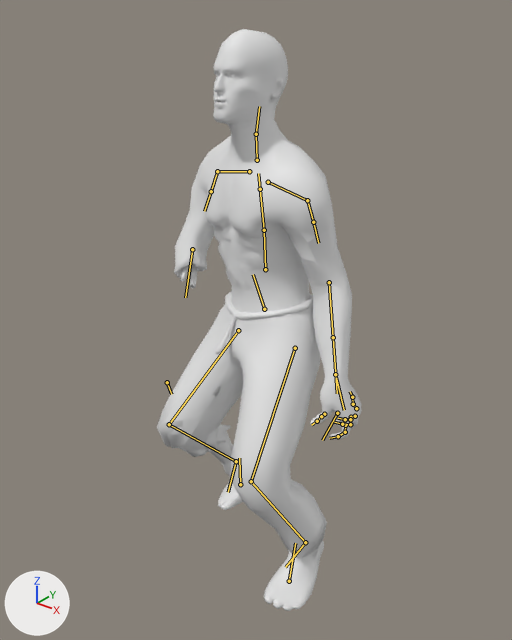
A saved change to the glTF model assets_dev/worlds/mm7/models/mm7_m438.glb.
Camera for both pictures: a 50 mm camera at (1.131, -1.526, 1.791) aimed at (-0.038, -0.065, 0.886). The lights are fixed; the arrows at lower left show +X, +Y and +Z. The picture after the commit comes second. Both versions are drawn at frame 27 of the action 'Walking'; the numbers are the values there. The bones that change, and the others that lie on the model, are drawn over the model as lines.

Objects in the first picture: 'Zombie'.
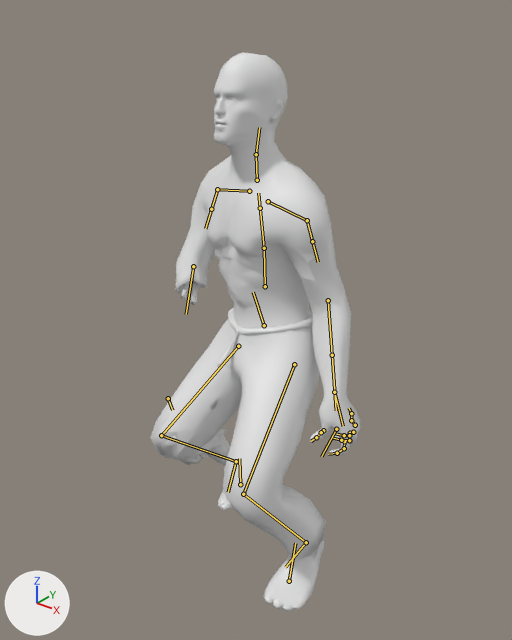
Boxes [x1, y1, x2, y2] around the edits, measured in the pictures (512 x 640 px):
```json
{"object": "Zombie", "change": "posed", "before": [157, 29, 362, 611], "after": [150, 52, 360, 611]}
{"bone": "B_Pelvis", "before": "(264, 309) to (253, 274)", "after": "(264, 325) to (253, 292)"}
{"bone": "B_L_Thigh", "before": "(295, 348) to (251, 481)", "after": "(294, 364) to (243, 494)"}
{"bone": "B_L_Calf", "before": "(251, 481) to (305, 542)", "after": "(243, 494) to (306, 542)"}
{"bone": "B_L_Foot", "before": "(305, 542) to (285, 567)", "after": "(306, 542) to (285, 567)"}
{"bone": "B_R_Thigh", "before": "(238, 330) to (169, 424)", "after": "(238, 346) to (161, 435)"}
{"bone": "B_R_Calf", "before": "(169, 424) to (236, 461)", "after": "(161, 435) to (236, 461)"}
```

The change, as JSON lines over the scene's bpy script:
```json
{"block": "bone_b_pelvis", "where": "bone_b_pelvis = bpy.data.objects['Rig'].pose.bones['B_Pelvis']"}
{"op": "set", "path": "bone_b_pelvis.location", "old": "(0.082, -0.064, 0.011)", "new": "(0.101, -0.116, 0.011)"}
{"block": "bone_b_l_thigh", "where": "bone_b_l_thigh = bpy.data.objects['Rig'].pose.bones['B_L_Thigh']  # child of 'B_Pelvis'"}
{"op": "set", "path": "bone_b_l_thigh.rotation_quaternion", "old": "(0.977, -0.045, -0.089, -0.188)", "new": "(-0.965, 0.035, 0.088, 0.245)", "note": "degrees (-3, -11, -22) -> degrees (-1, -11, -28)"}
{"block": "bone_b_l_calf", "where": "bone_b_l_calf = bpy.data.objects['Rig'].pose.bones['B_L_Calf']  # child of 'B_L_Thigh'"}
{"op": "set", "path": "bone_b_l_calf.rotation_quaternion", "old": "(0.879, 0.021, -0.028, 0.476)", "new": "(0.823, 0.021, -0.028, 0.567)", "note": "degrees (1, -4, 57) -> degrees (0, -4, 69)"}
{"block": "bone_b_l_foot", "where": "bone_b_l_foot = bpy.data.objects['Rig'].pose.bones['B_L_Foot']  # child of 'B_L_Calf'"}
{"op": "set", "path": "bone_b_l_foot.rotation_quaternion", "old": "(0.972, 0.023, -0.064, 0.225)", "new": "(0.959, 0.029, -0.075, 0.271)", "note": "degrees (1, -8, 26) -> degrees (1, -9, 31)"}
{"block": "bone_b_r_thigh", "where": "bone_b_r_thigh = bpy.data.objects['Rig'].pose.bones['B_R_Thigh']  # child of 'B_Pelvis'"}
{"op": "set", "path": "bone_b_r_thigh.rotation_quaternion", "old": "(0.976, -0.092, 0.036, -0.19)", "new": "(0.965, -0.097, 0.025, -0.238)", "note": "degrees (-11, 2, -22) -> degrees (-12, 0, -28)"}
{"block": "bone_b_r_calf", "where": "bone_b_r_calf = bpy.data.objects['Rig'].pose.bones['B_R_Calf']  # child of 'B_R_Thigh'"}
{"op": "set", "path": "bone_b_r_calf.rotation_quaternion", "old": "(0.846, -0.016, -0.05, 0.531)", "new": "(0.792, -0.011, -0.042, 0.609)", "note": "degrees (-5, -4, 64) -> degrees (-4, -3, 75)"}
{"block": "bone_b_r_foot", "where": "bone_b_r_foot = bpy.data.objects['Rig'].pose.bones['B_R_Foot']  # child of 'B_R_Calf'"}
{"op": "set", "path": "bone_b_r_foot.rotation_quaternion", "old": "(-0.933, 0.237, 0.0, 0.271)", "new": "(-0.943, 0.242, -0.006, 0.227)", "note": "degrees (-27, -7, -31) -> degrees (-28, -6, -26)"}
```
